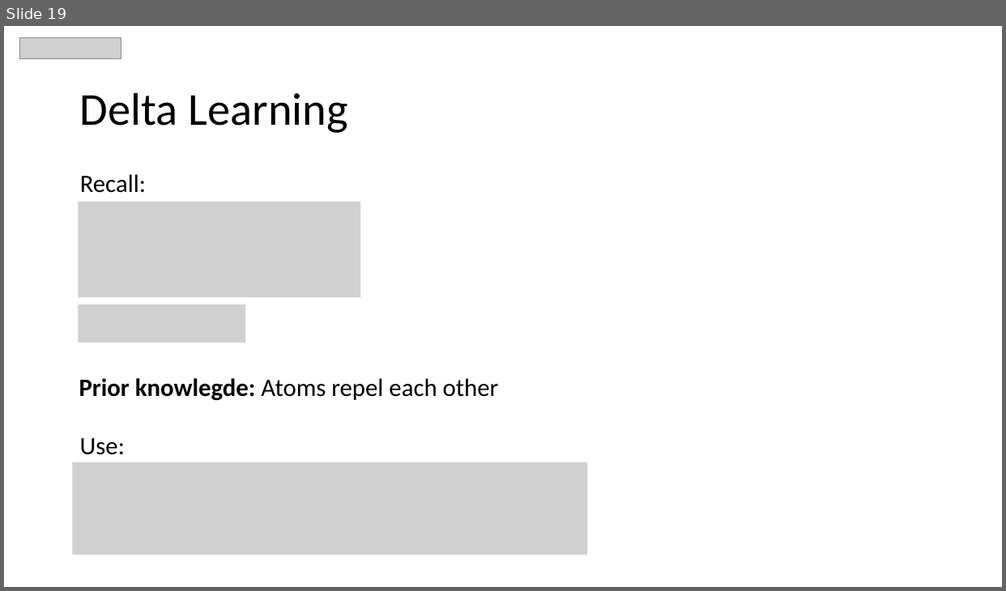
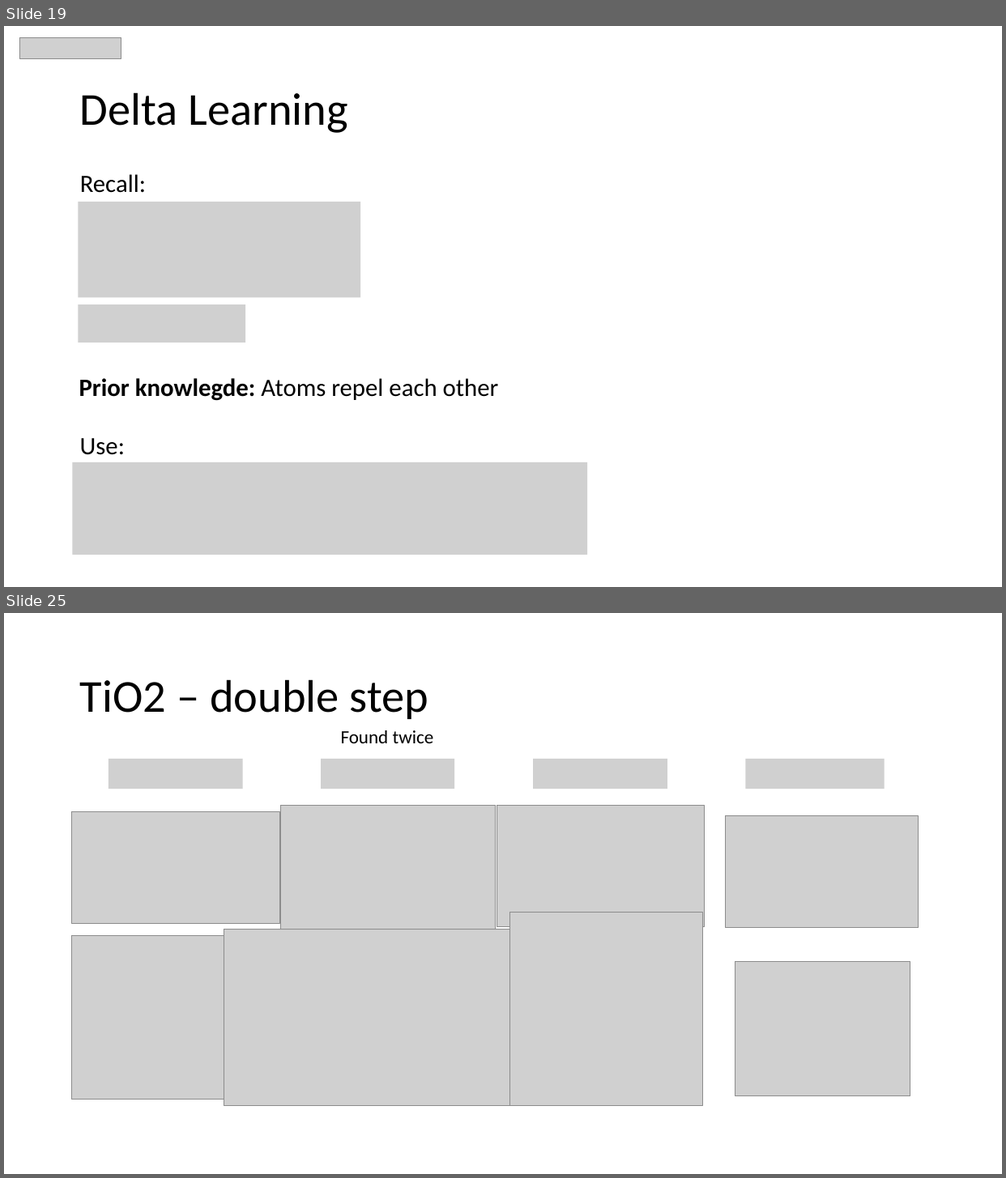
Before and after one commit to MaltheBisbo/learningForces, a slide deck: Presentations/Group meetings/2018-11-6-Malthe.pptx. Shown one above the other, each under a label of ours: slide 19 before the commit, slides 19 and 25 after it; the slides between them are not shown. The pictures are 1006x591 and 1006x1178 pixels, drawn with LibreOffice and Linux fonts; fonts in the diff are those of the drawing; grey boxes stand for pictures. Boxes give left, top, right and bottom in pixels: in the first picture for what was removed or moved away, otherwise in the second. Text is boxed around its words. In the diff, an @@ line names an element or a change of style, - is before the commit and + after.

```diff
--- a/Presentations/Group meetings/2018-11-6-Malthe.pptx
+++ b/Presentations/Group meetings/2018-11-6-Malthe.pptx
@@ slide 25 added at <box>4,613,1002,1174</box>, background #FFFFFF @@
@@ title added at <box>80,679,429,719</box>, 44 pt, text #000000 @@
+TiO2 – double step
@@ text added at <box>341,730,434,743</box>, 18 pt, text #000000 @@
+Found twice
@@ picture added at <box>108,759,242,789</box> @@
@@ picture added at <box>321,759,454,789</box> @@
@@ picture added at <box>533,759,667,789</box> @@
@@ picture added at <box>746,759,884,789</box> @@
@@ picture added at <box>281,806,496,929</box> @@
@@ picture added at <box>497,806,705,927</box> @@
@@ picture added at <box>71,812,279,924</box> @@
@@ picture added at <box>726,815,918,927</box> @@
@@ picture added at <box>510,913,703,1105</box> @@
@@ picture added at <box>71,935,279,1099</box> @@
@@ picture added at <box>224,929,552,1105</box> @@
@@ picture added at <box>735,962,910,1097</box> @@
```
Also in this commit, not shown: 18 other slides added, 2 slides removed, 3 other files.
